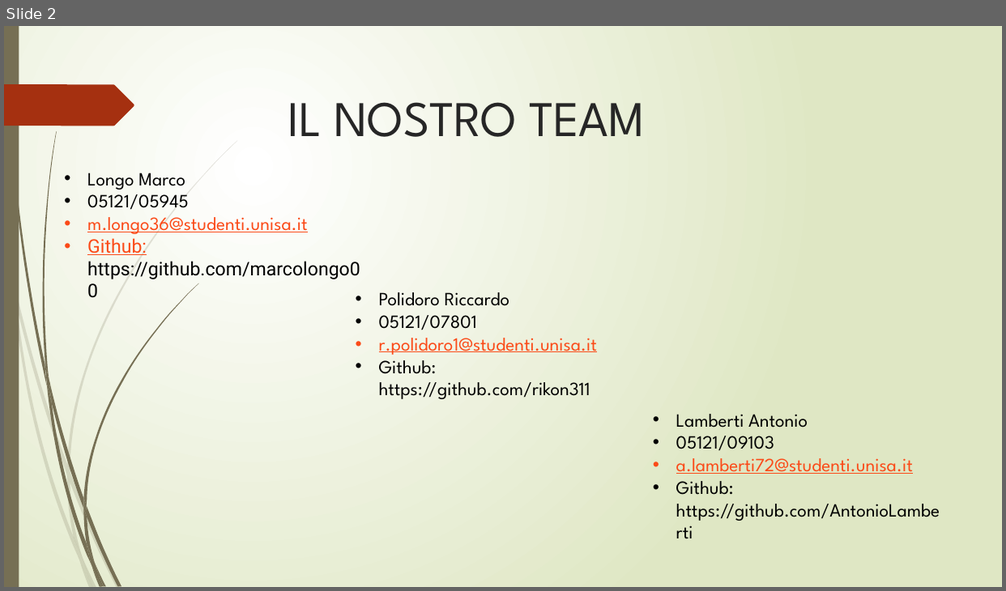
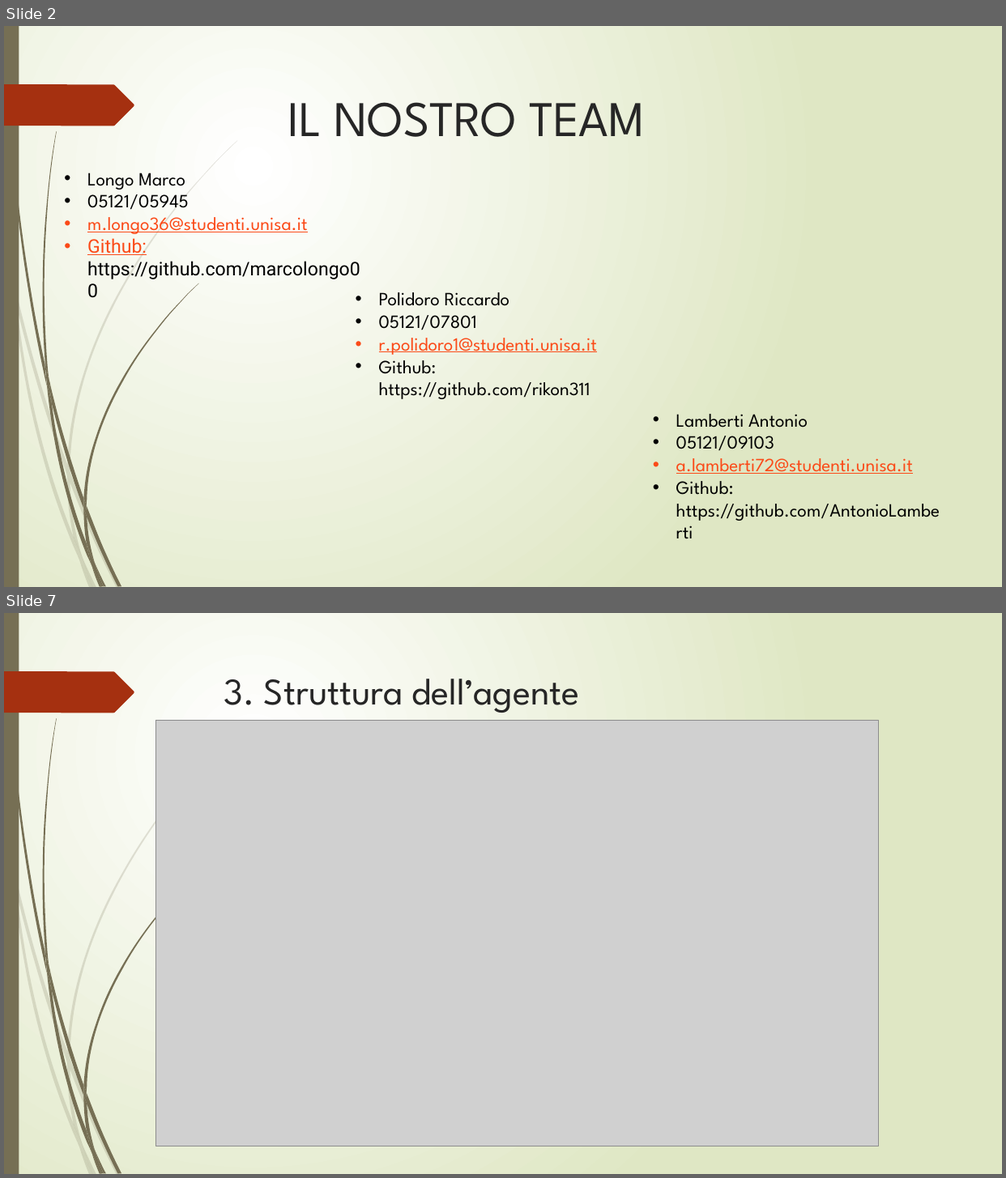
Before and after one commit to fpalomba/Segnali-Stradali, a slide deck: documentazione/Presentazione fia.pptx. Shown one above the other, each under a label of ours: slide 2 before the commit, slides 2 and 7 after it; the slides between them are not shown. The pictures are 1006x591 and 1006x1178 pixels, drawn with LibreOffice and Linux fonts; fonts in the diff are those of the drawing; grey boxes stand for pictures. Boxes give left, top, right and bottom in pixels: in the first picture for what was removed or moved away, otherwise in the second. Text is boxed around its words. In the diff, an @@ line names an element or a change of style, - is before the commit and + after.

```diff
--- a/documentazione/Presentazione fia.pptx
+++ b/documentazione/Presentazione fia.pptx
@@ slide 7 added at bbox=[4, 613, 1002, 1174], background gradient #FFFFFF to #DFE8C4; not listed: 24 template elements that a slide beside it also shows @@
@@ title added at bbox=[224, 679, 580, 713], 36 pt, text #262626 @@
+3. Struttura dell’agente
@@ picture added at bbox=[156, 720, 879, 1146] @@
```
Also in this commit, not shown: 7 slides changed, 2 other slides added, 1 slide removed, 2 other files.
